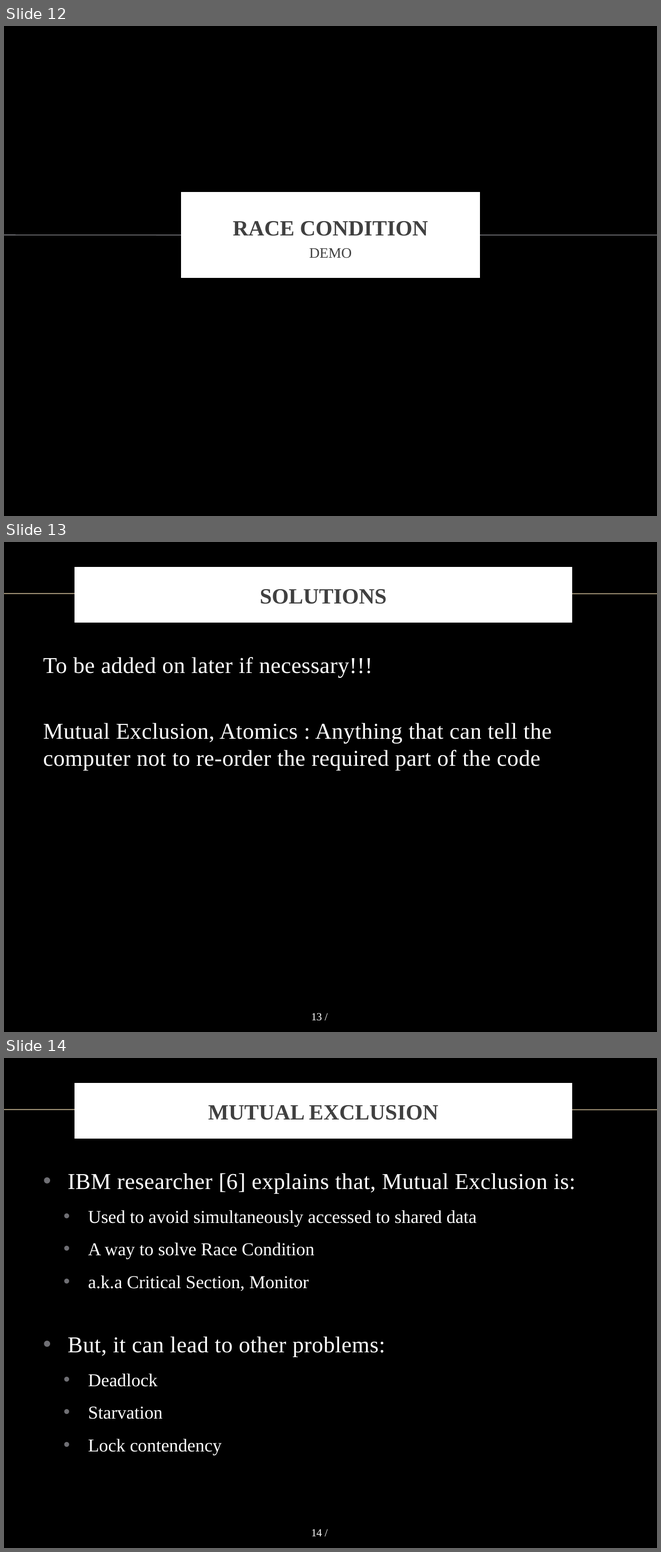
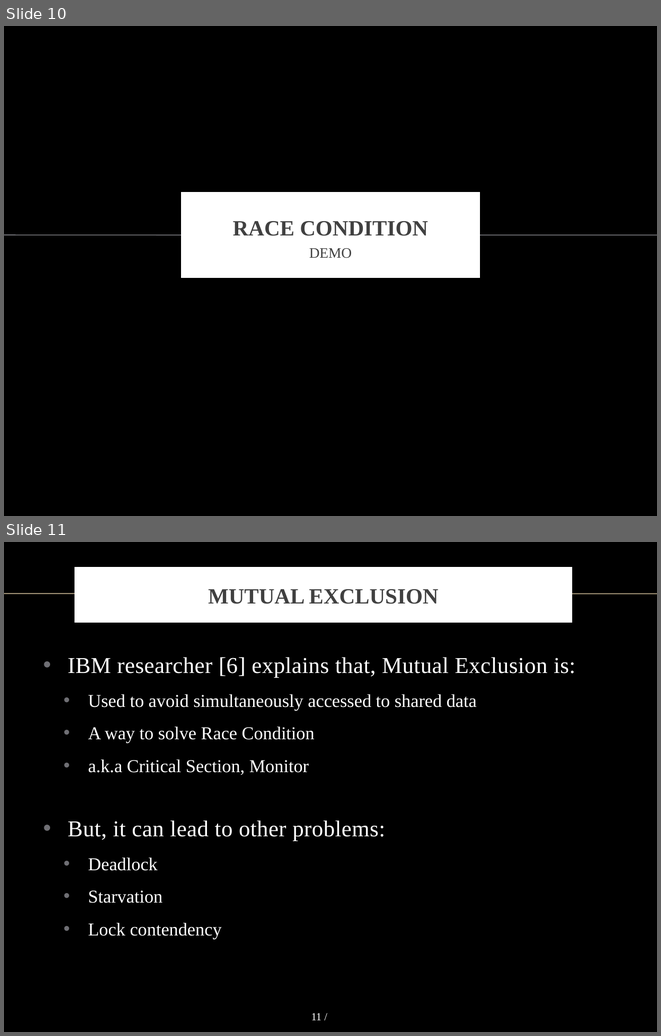
Before and after one commit to vong-srey/Paravantage, a slide deck: Presentation.pptx. Shown one above the other, each under a label of ours: slides 12, 13 and 14 before the commit, slides 10 and 11 after it. The pictures are 661x1552 and 661x1036 pixels, drawn with LibreOffice and Linux fonts; fonts in the diff are those of the drawing; background and template pictures are left out. Boxes give left, top, right and bottom in pixels: in the first picture for what was removed or moved away, otherwise in the second. Text is boxed around its words. In the diff, an @@ line names an element or a change of style, - is before the commit and + after.

```diff
--- a/Presentation.pptx
+++ b/Presentation.pptx
@@ slide 13 removed at (x1=4, y1=542, x2=657, y2=1032), background picture (left out); not listed: 2 template elements that a slide beside it also shows @@
@@ title removed at (x1=77, y1=570, x2=570, y2=620) @@
-SOLUTIONS
@@ text removed at (x1=43, y1=657, x2=551, y2=770) @@
-To be added on later if necessary!!!
-Mutual Exclusion, Atomics : Anything that can tell the computer not to re-order the required part of the code
@@ what was slide 12 is now slide 10 @@
@@ what was slide 14 is now slide 11 @@
@@ page number at (x1=311, y1=1013, x2=322, y2=1020): text changed @@
-14 /
+11 /
```
Also in this commit, not shown: 7 slides changed, 2 other slides removed.
